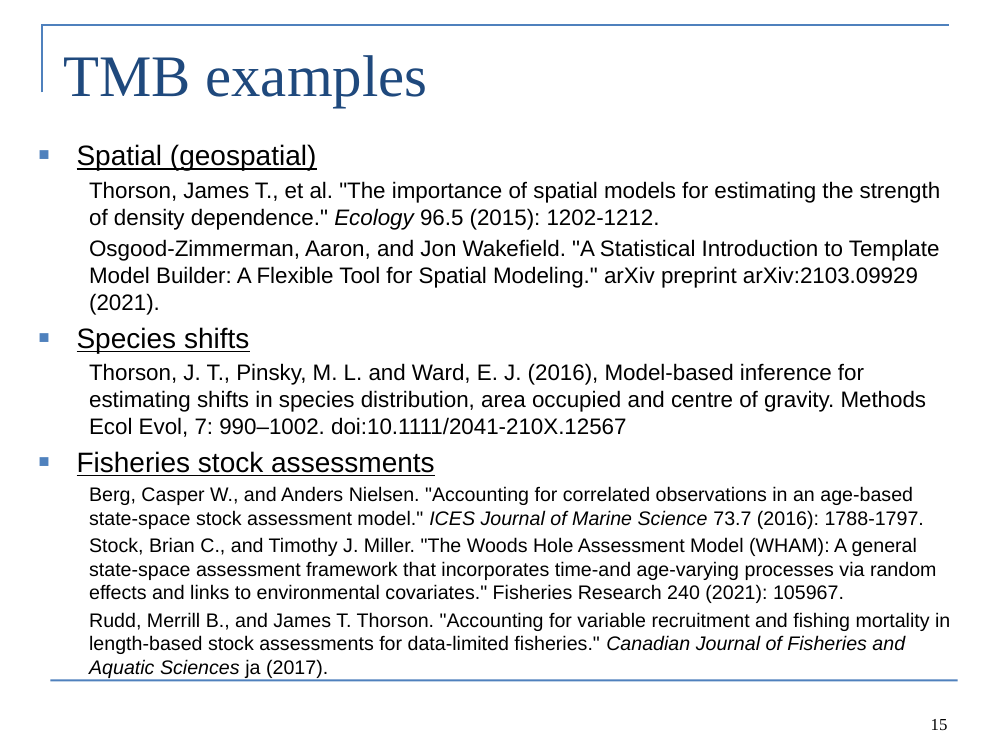
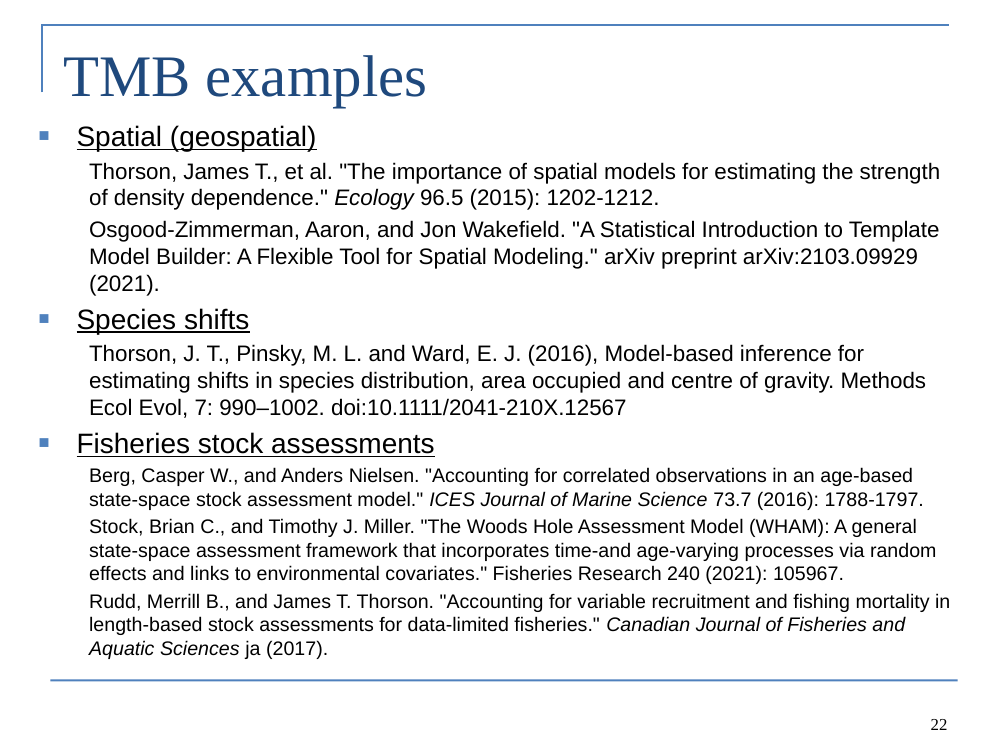
Before and after one commit to Cole-Monnahan-NOAA/tmb_workshop, a slide deck: slide 22 of day1/lecture1_intro_eng.pptx (slide 15 before the commit). Drawn at 1008x756 pixels with LibreOffice and Linux fonts; fonts in the diff are those of the drawing. Boxes give left, top, right and bottom in pixels: in the first picture for what was removed or moved away, otherwise in the second. Text is boxed around its words. In the diff, an @@ line names an element or a change of style, - is before the commit and + after.

Commit message:
Finish intro eng

```diff
--- a/day1/lecture1_intro_eng.pptx
+++ b/day1/lecture1_intro_eng.pptx
@@ text "Spatial (geospatial)" moved from (x1=77, y1=144, x2=950, y2=678) to (x1=77, y1=125, x2=950, y2=659) @@
@@ page number at (x1=931, y1=719, x2=948, y2=730): text changed @@
-15
+22
```
Also in this commit, not shown: 2 other slides changed, 7 slides added.
